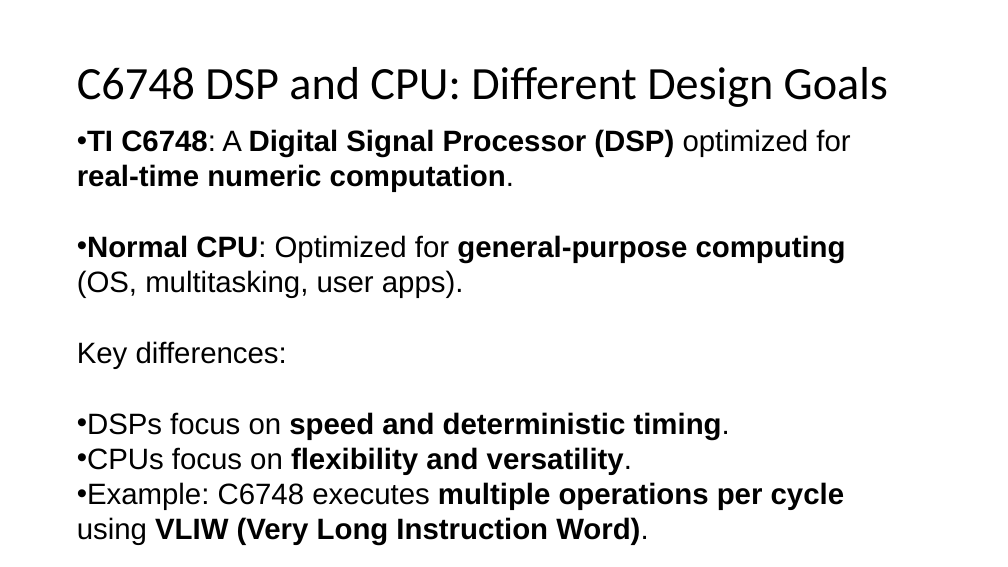
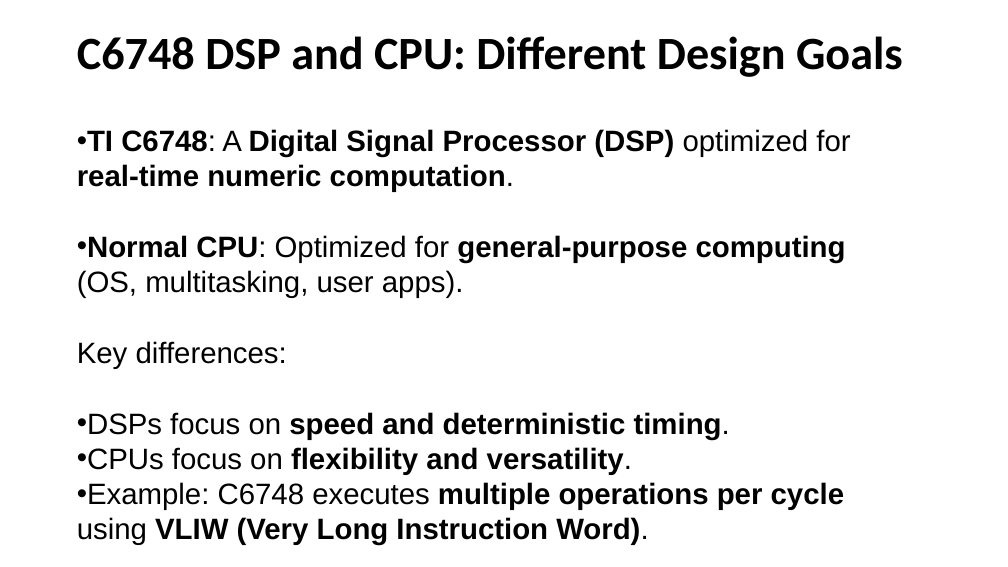
Before and after one commit to chbsaikiran/CBIT-DSP-SEMINAR-RELATED, a slide deck: slide 2 of Slides/Digital-Signal-Processor-C6748-Explained-Using-Dot-Product.pptx. Drawn at 1008x567 pixels with LibreOffice and Linux fonts; fonts in the diff are those of the drawing. Boxes give left, top, right and bottom in pixels: in the first picture for what was removed or moved away, otherwise in the second. Text is boxed around its words. In the diff, an @@ line names an element or a change of style, - is before the commit and + after.

```diff
--- a/Slides/Digital-Signal-Processor-C6748-Explained-Using-Dot-Product.pptx
+++ b/Slides/Digital-Signal-Processor-C6748-Explained-Using-Dot-Product.pptx
@@ title "C6748 DSP and CPU: Different ...": place and size @@
-title "C6748 DSP and CPU: Different ..." at bbox=[77, 67, 888, 107]
+title "C6748 DSP and CPU: Different ..." at bbox=[77, 36, 903, 77]
@@ title "C6748 DSP and CPU: Different ..." at bbox=[77, 36, 903, 77]: bold on @@
```
Also in this commit, not shown: 4 other slides changed, 14 slides added.
